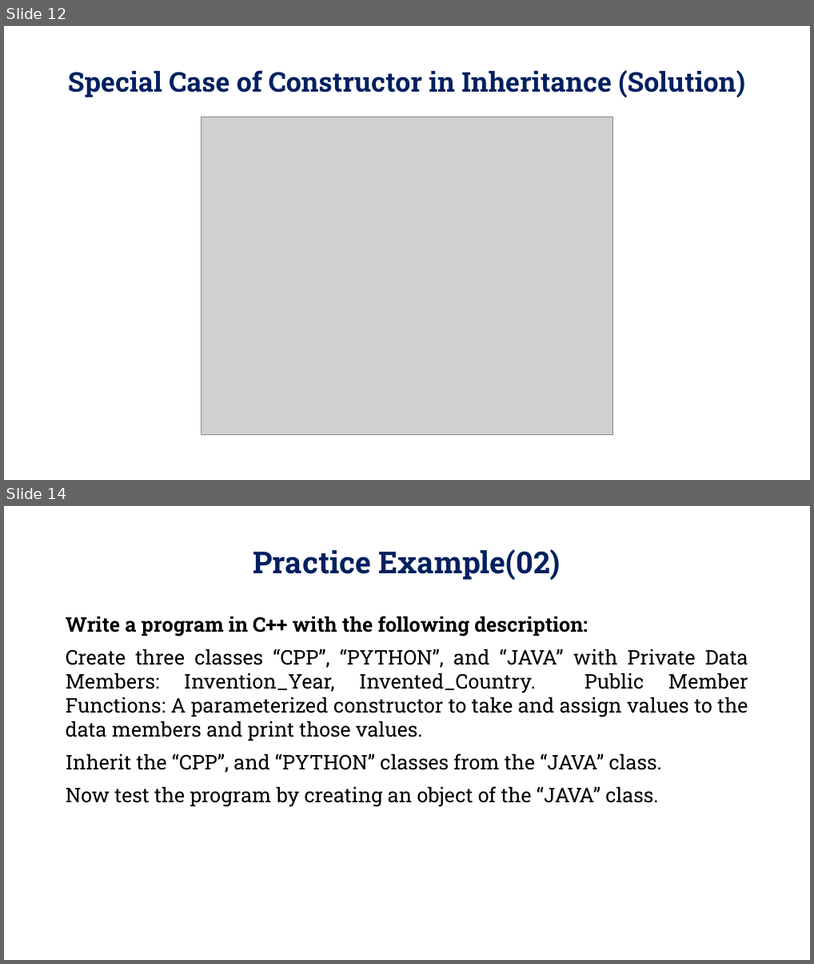
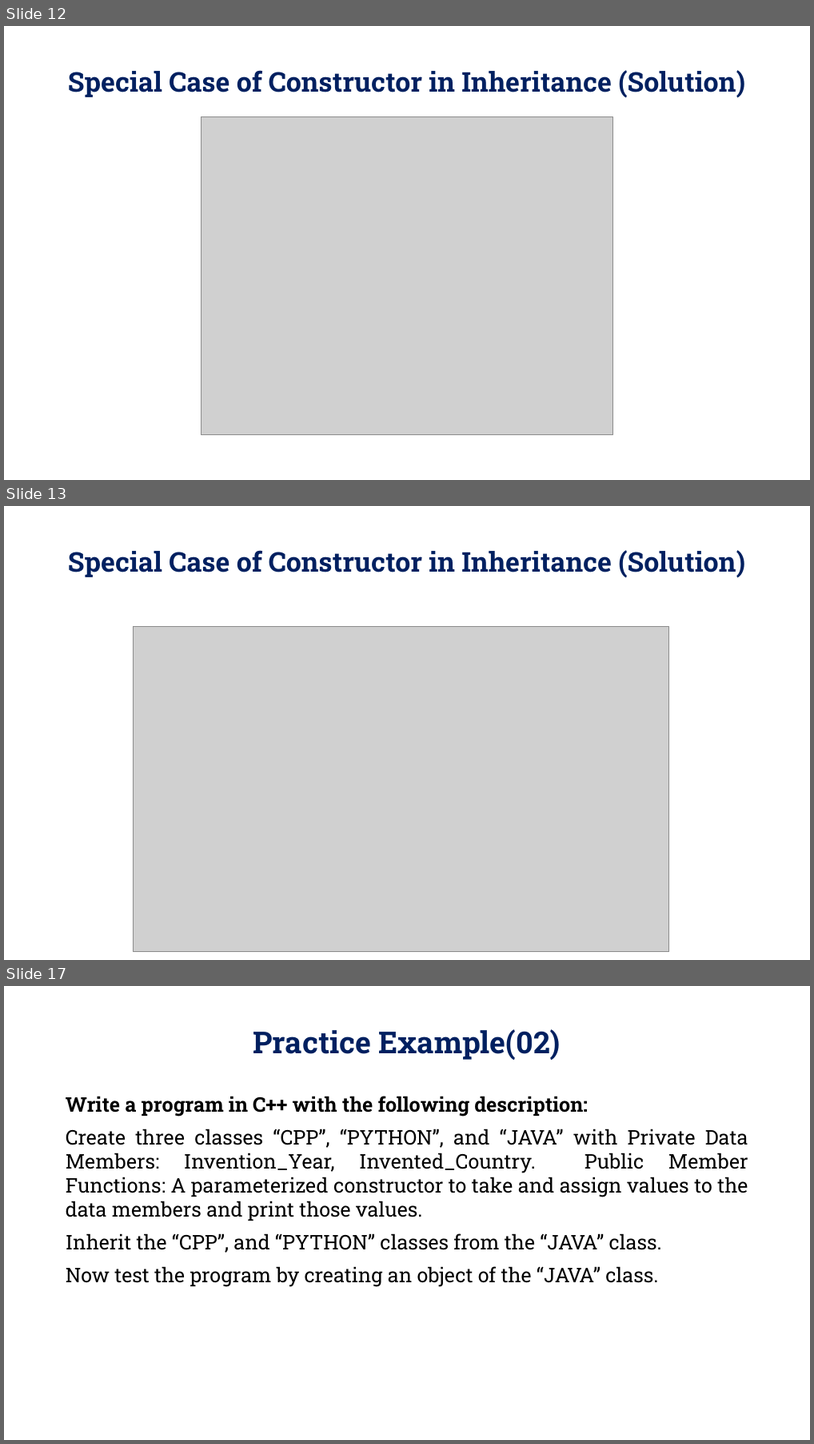
Before and after one commit to Alamgir-JUST/Lecture-Slides, a slide deck: OOP with C++/8.Inheritance, Part-02.pptx. Shown one above the other, each under a label of ours: slides 12 and 14 before the commit, slides 12, 13 and 17 after it; the slides between them are not shown. The pictures are 814x964 and 814x1444 pixels, drawn with LibreOffice and Linux fonts; fonts in the diff are those of the drawing; grey boxes stand for pictures; background and template pictures are left out. Boxes give left, top, right and bottom in pixels: in the first picture for what was removed or moved away, otherwise in the second. Text is boxed around its words. In the diff, an @@ line names an element or a change of style, - is before the commit and + after.

```diff
--- a/OOP with C++/8.Inheritance, Part-02.pptx
+++ b/OOP with C++/8.Inheritance, Part-02.pptx
@@ slide 13 added at (4, 506, 810, 960), background picture (left out) @@
@@ title added at (68, 550, 746, 578), 32.4 pt, text #002060, bold @@
+Special Case of Constructor in Inheritance (Solution)
@@ table added at (60, 589, 743, 892), 4 rows, 1 columns @@
+
+
+
+
@@ picture added at (134, 626, 669, 951) @@
@@ what was slide 14 is now slide 17 @@
```
Also in this commit, not shown: 1 slide changed, 2 other slides added.
